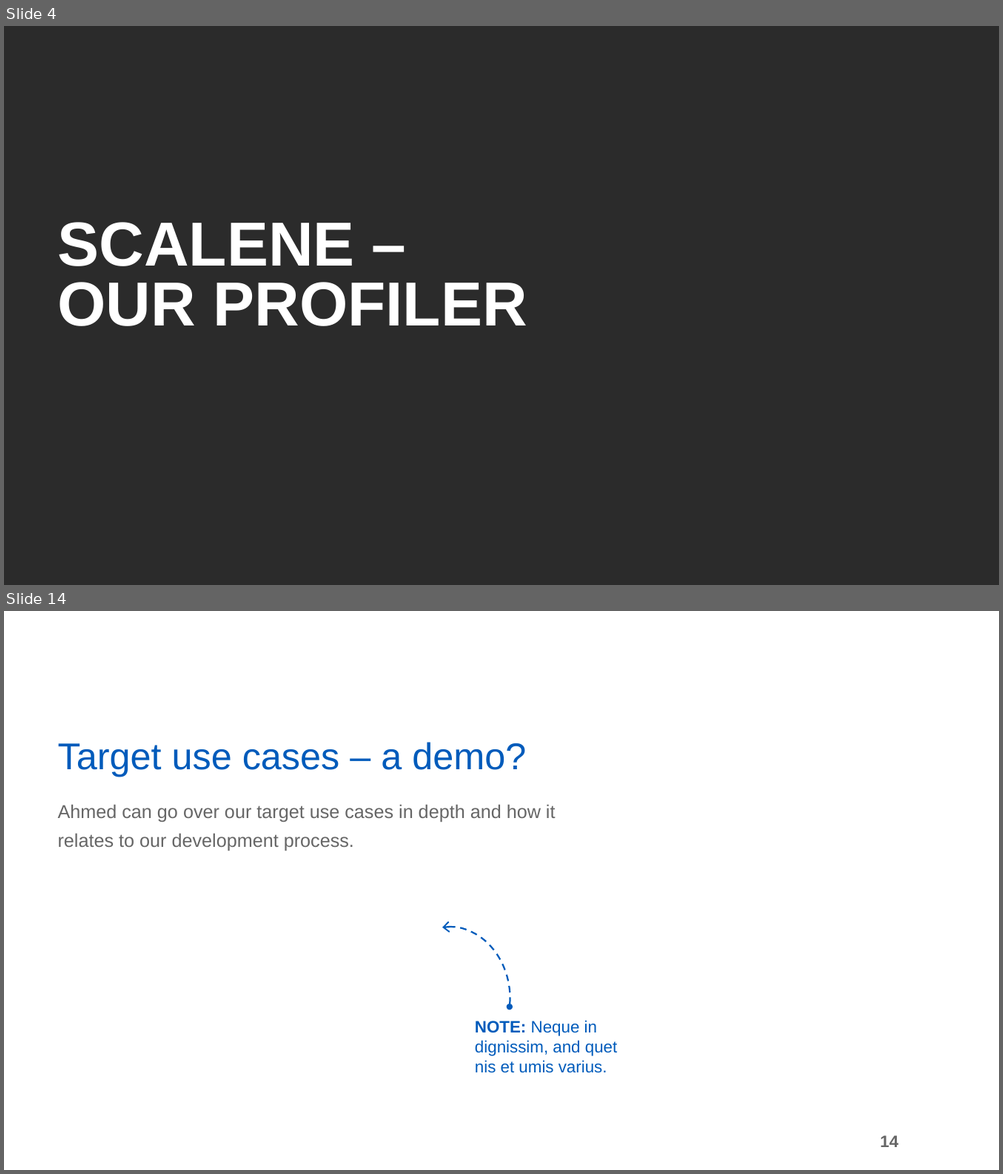
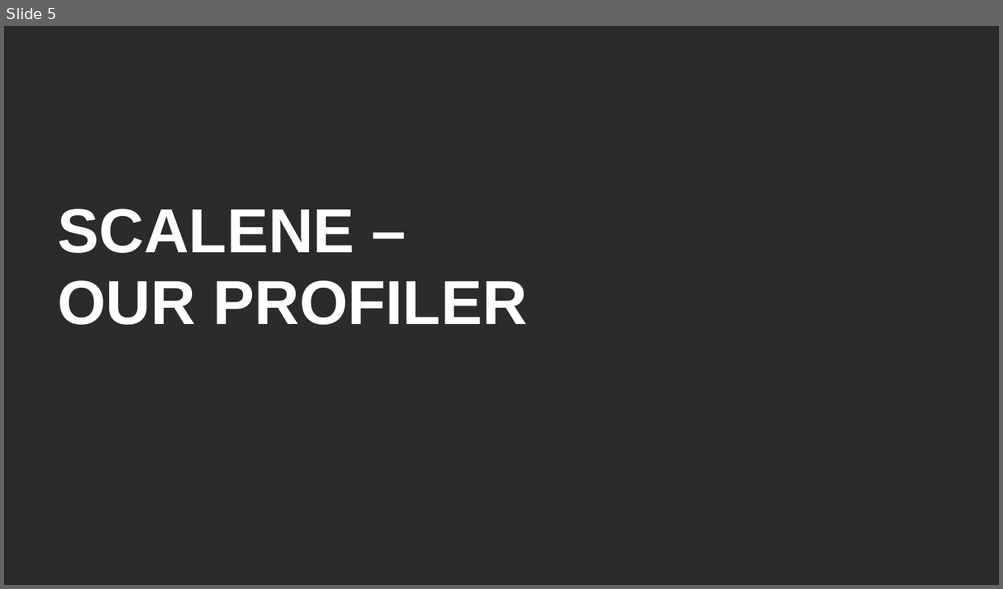
Before and after one commit to robmurr/AI-Energy-Optimization, a slide deck: Documentation/ELRAIENERGYOPTIMIZATIONPRESENTATION.pptx. Shown one above the other, each under a label of ours: slides 4 and 14 before the commit, slide 5 after it; the slides between them are not shown. The pictures are 1003x1174 and 1003x589 pixels, drawn with LibreOffice and Linux fonts; fonts in the diff are those of the drawing; background and template pictures are left out; a plain dark background stands for a picture behind light text. Boxes give left, top, right and bottom in pixels: in the first picture for what was removed or moved away, otherwise in the second. Text is boxed around its words. In the diff, an @@ line names an element or a change of style, - is before the commit and + after.

```diff
--- a/Documentation/ELRAIENERGYOPTIMIZATIONPRESENTATION.pptx
+++ b/Documentation/ELRAIENERGYOPTIMIZATIONPRESENTATION.pptx
@@ slide 14 removed at (4, 611, 999, 1170), background picture (left out) @@
@@ title removed at (58, 742, 526, 777) @@
-Target use cases – a demo?
@@ text removed at (58, 805, 555, 851) @@
-Ahmed can go over our target use cases in depth and how it relates to our development process.
@@ arc (boxed as its full ellipse) removed at (386, 919, 520, 1071) @@
@@ text removed at (475, 1020, 617, 1073) @@
-NOTE: Neque in dignissim, and quet nis et umis varius.
@@ page number removed at (879, 1136, 898, 1147) @@
-14
@@ what was slide 4 is now slide 5 @@
@@ slide 5 changed as well @@
@@ title "SCALENE – OUR PROFILER" at (58, 209, 526, 325): line spacing 58pt to 0.97 @@
```
Also in this commit, not shown: 2 other slides changed, 21 slides added, 19 other slides removed.
